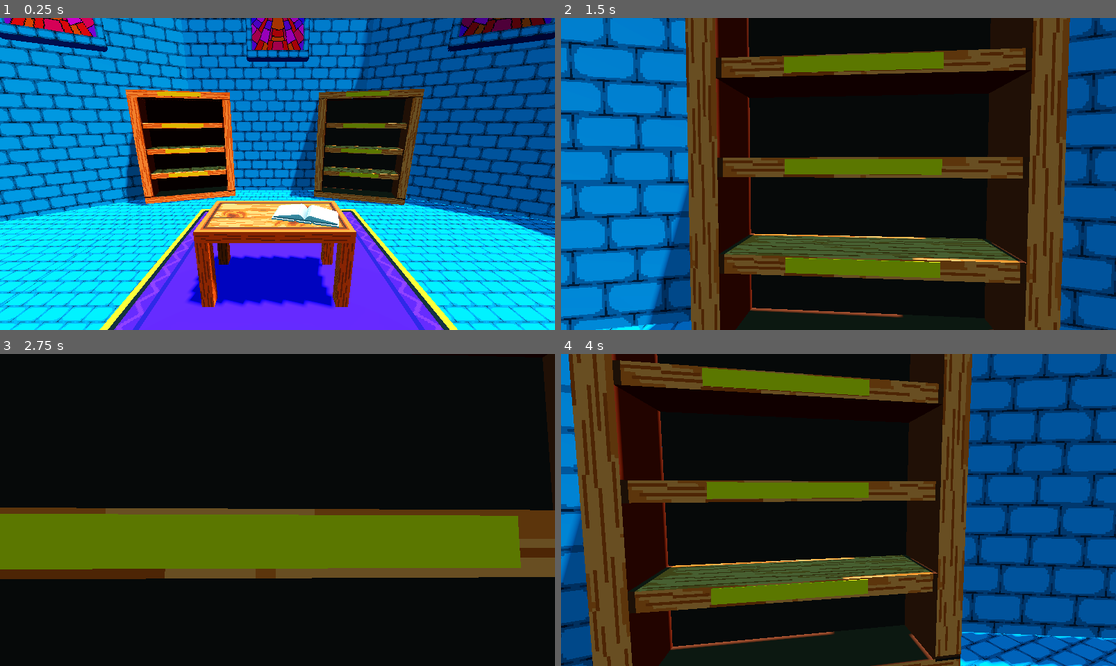
Above: before the commit, frames 1-4 (two rows, left to right).
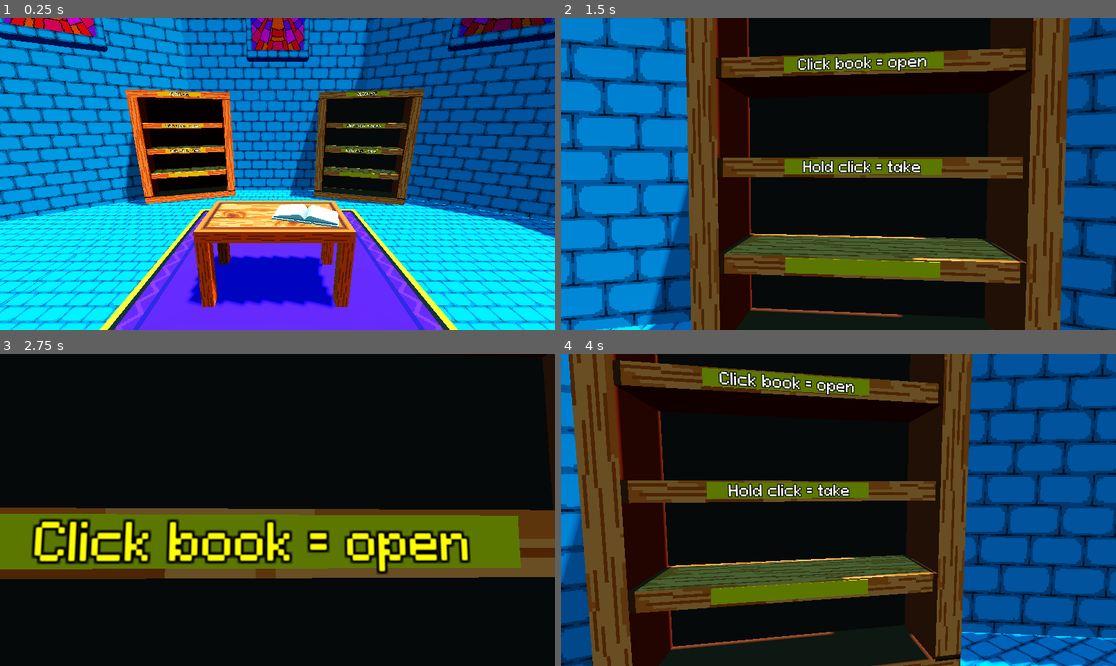
Above: after the commit, the same moments.

Repository: AJaxx86/make-anything-jam-26
Game: Godot game, scene res://world.tscn
Two runs of this game, one before a commit and one after it. Both use one fixed random seed, a clock stepped at 60 frames per second and the inputs below. Sound files missing from this copy of the repository are replaced by a short silence.
Inputs (mouse positions are in pixels of both pictures, inside the frame that each line leads up to):
- Up to frame 1 (0.25 s): no input
- Up to frame 2 (1.5 s): tap Enter at 0.5 s; move the mouse to (960, 158) at 0.52 s; press the mouse at (960, 158) at 0.53 s; release the mouse at (960, 158) at 1.25 s; drag from (727, 189) to (810, 236) at 1.27 s
- Up to frame 3 (2.75 s): move the mouse to (333, 441) at 2.02 s; tap Enter at 2.1 s; click (333, 441) at 2.17 s
- Up to frame 4 (4 s): drag from (810, 572) to (672, 463) at 2.77 s; move the mouse to (1005, 556) at 3.52 s; tap Backspace at 3.6 s; click (1005, 556) at 3.67 s

The runs differ from the first frame. In frame 1, 0.2% of the frame differs, in the area x 29-69%, y 23-44%; in frame 2, 1.2%; in frame 3, 7.1%, in the area x 5-85%, y 52-71%; in frame 4, 1.3%.

Commit message:
added help text to bookshelf

Diff:
--- a/interactables/bookshelf.tscn
+++ b/interactables/bookshelf.tscn
@@ -66,6 +66,7 @@
 
 [node name="Label3D" type="Label3D" parent="Labels/Label" unique_id=1350215010]
 transform = Transform3D(1, 0, 0, 0, 1, 0, 0, 0, 1, 0, 0, 0.006291449)
+text = "CLICK ME"
 font = ExtResource("2_8veei")
 font_size = 18
 outline_size = 4
@@ -89,6 +90,7 @@
 
 [node name="Label3D" type="Label3D" parent="Labels/Label2" unique_id=104422890]
 transform = Transform3D(1, 0, 0, 0, 1, 0, 0, 0, 1, 0, 0, 0.006291449)
+text = "Click book = open"
 font = ExtResource("2_8veei")
 font_size = 18
 outline_size = 4
@@ -112,6 +114,7 @@
 
 [node name="Label3D" type="Label3D" parent="Labels/Label3" unique_id=1613303029]
 transform = Transform3D(1, 0, 0, 0, 1, 0, 0, 0, 1, 0, 0, 0.006291449)
+text = "Hold click = take"
 font = ExtResource("2_8veei")
 font_size = 18
 outline_size = 4
